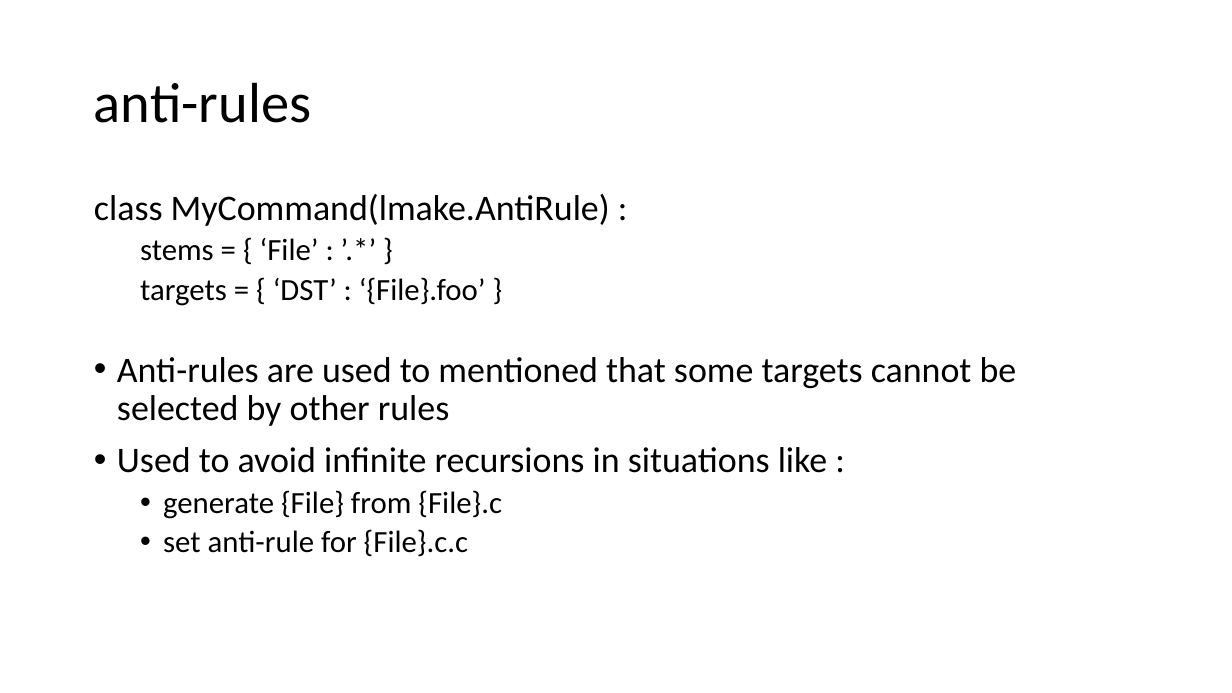
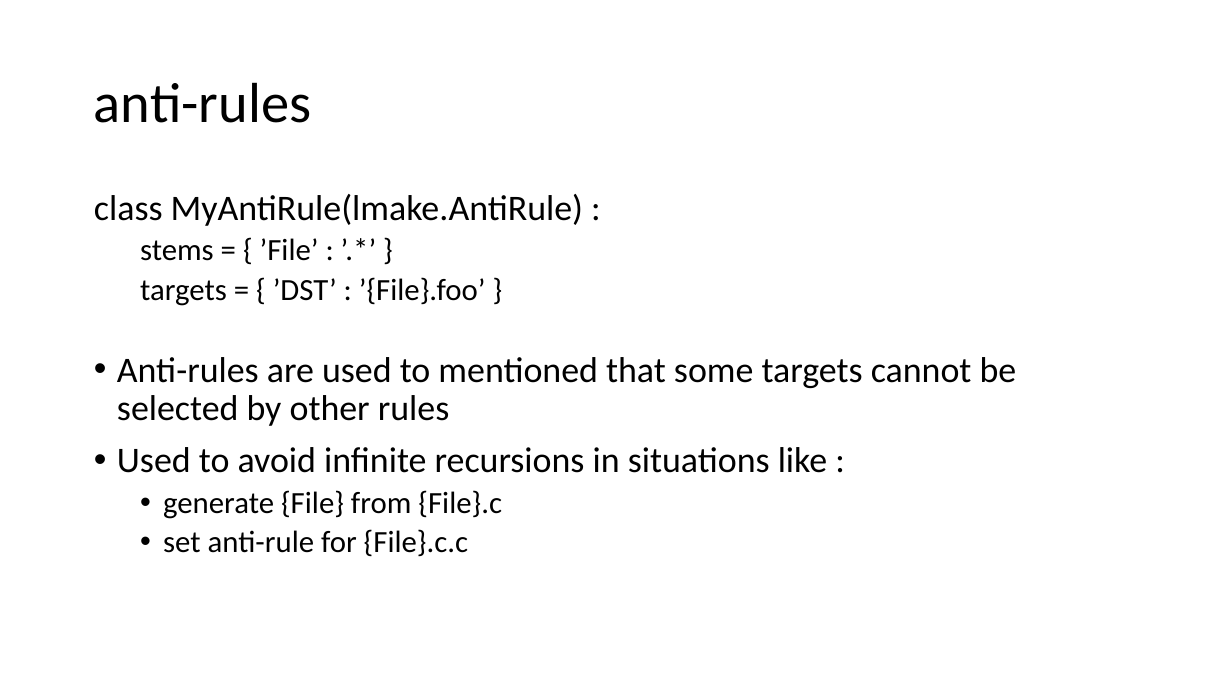
Before and after one commit to cesar-douady/open-lmake, a slide deck: slide 36 of doc/lmake_doc.pptx (slide 38 before the commit). Drawn at 1232x693 pixels with LibreOffice and Linux fonts; fonts in the diff are those of the drawing. Boxes give left, top, right and bottom in pixels: in the first picture for what was removed or moved away, otherwise in the second. Text is boxed around its words. In the diff, an @@ line names an element or a change of style, - is before the commit and + after.

```diff
--- a/doc/lmake_doc.pptx
+++ b/doc/lmake_doc.pptx
@@ text at (x1=94, y1=194, x2=583, y2=306): text changed @@
-class MyCommand(lmake.AntiRule) :
-  stems = { ‘File’ : ’.*’ }
-  targets = { ‘DST’ : ‘{File}.foo’ }
+class MyAntiRule(lmake.AntiRule) :
+  stems = { ’File’ : ’.*’ }
+  targets = { ’DST’ : ’{File}.foo’ }
```
Also in this commit, not shown: 16 other slides changed, 5 slides removed, 5 other files.
